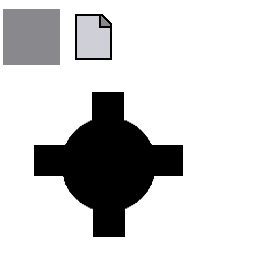
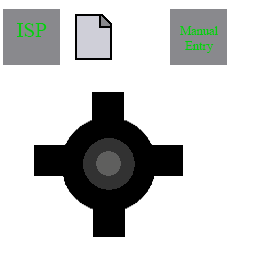
Layer changes from the first 256 x 256 image to the second:
added layer "Layer 8" above "Layer 7" over 96, 151, 121, 176
added layer "Layer 7" above "Layer 4" over 83, 138, 135, 190
added layer "Manual Entry" above "Layer 5" over 180, 26, 218, 53
added layer "Layer 5" above "ISP" over 170, 9, 227, 65
added layer "ISP" above "Layer 0" over 16, 23, 47, 37
